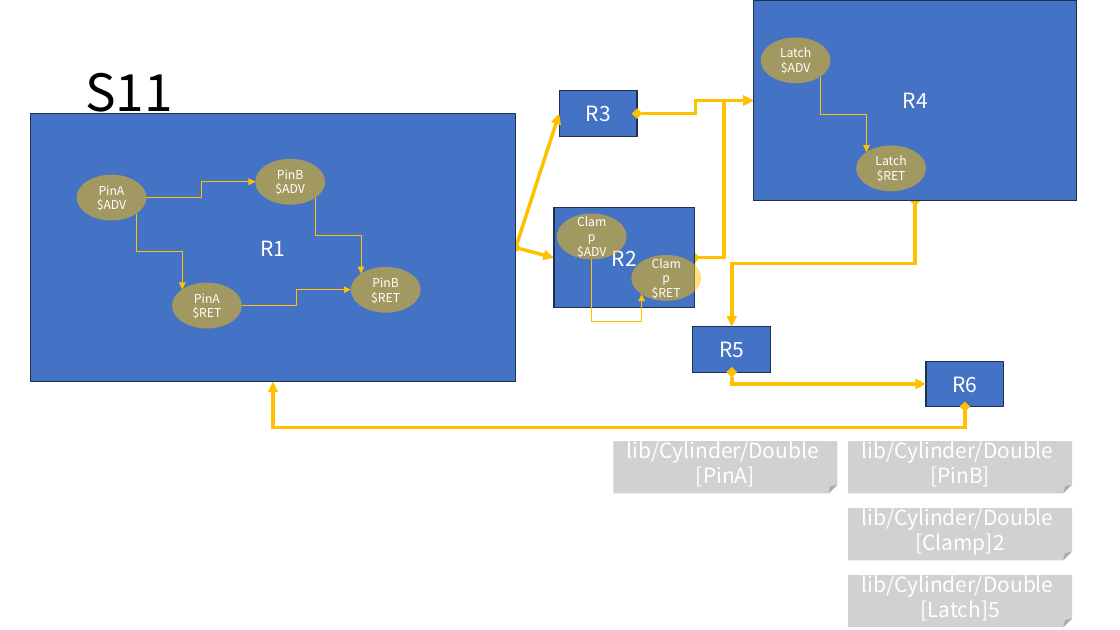
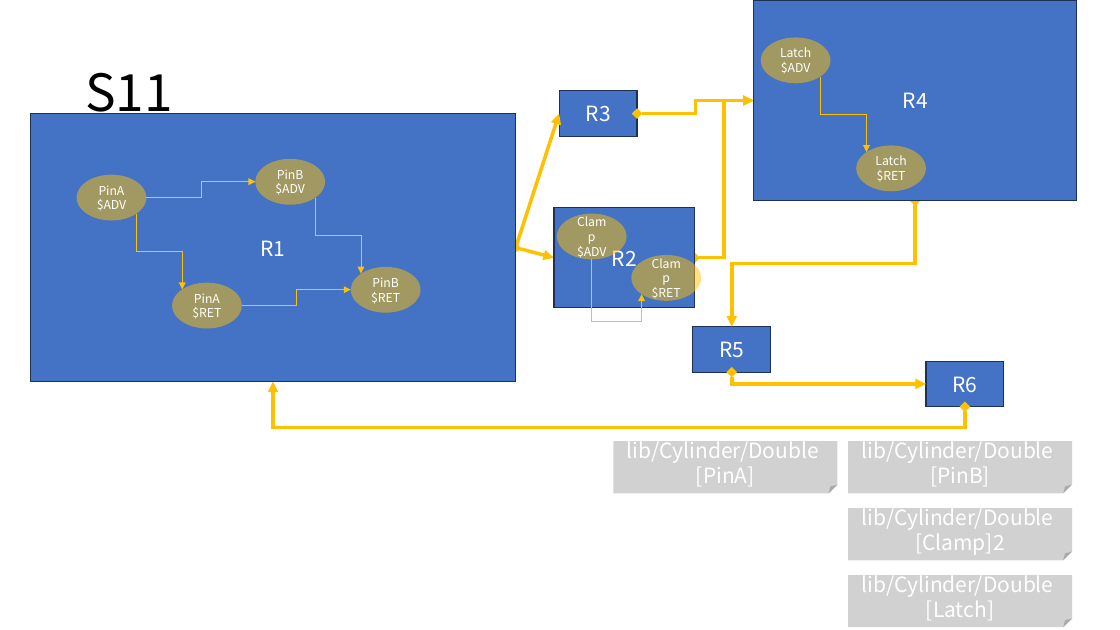
Before and after one commit to DualsoftDev/ds, a slide deck: slide 7 of DsDotNet/src/UnitTest/UnitTest.Model/ImportOfficeExample/Sample/s.pptx. Drawn at 1120x630 pixels with LibreOffice and Linux fonts; fonts in the diff are those of the drawing. Boxes give left, top, right and bottom in pixels: in the first picture for what was removed or moved away, otherwise in the second. Text is boxed around its words. In the diff, an @@ line names an element or a change of style, - is before the commit and + after.

```diff
--- a/DsDotNet/src/UnitTest/UnitTest.Model/ImportOfficeExample/Sample/s.pptx
+++ b/DsDotNet/src/UnitTest/UnitTest.Model/ImportOfficeExample/Sample/s.pptx
@@ text in folded corner at bbox=[926, 601, 994, 617]: text changed @@
-[Latch]5
+[Latch]
```
Also in this commit, not shown: 4 other slides changed, 25 other files.
